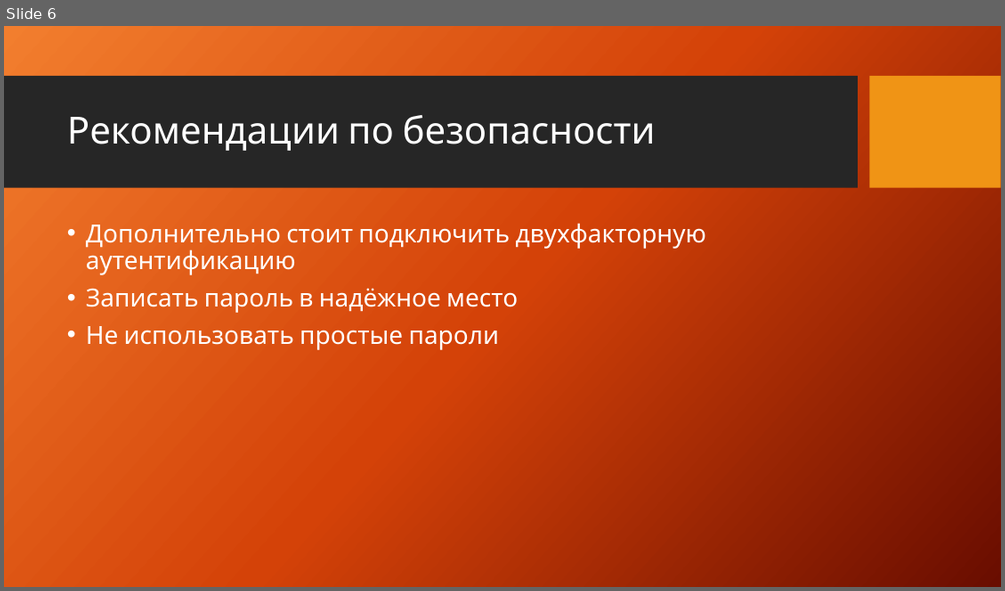
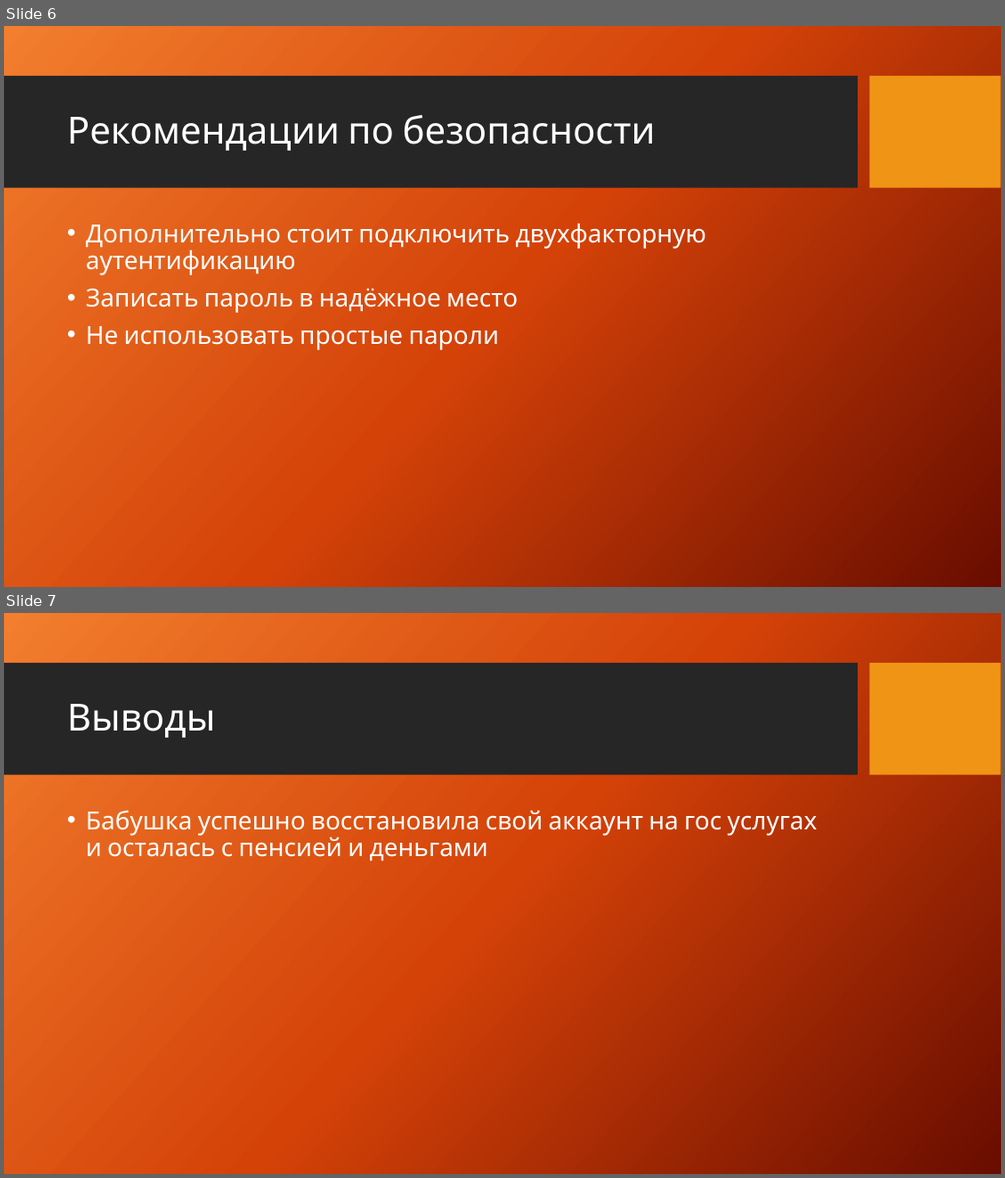
Before and after one commit to KS54-Teachment/DigitalSupport-Team-EzKolobok, a slide deck: presentations/Кейс.pptx. Shown one above the other, each under a label of ours: slide 6 before the commit, slides 6 and 7 after it. The pictures are 1005x591 and 1005x1178 pixels, drawn with LibreOffice and Linux fonts; fonts in the diff are those of the drawing; background and template pictures are left out. Boxes give left, top, right and bottom in pixels: in the first picture for what was removed or moved away, otherwise in the second. Text is boxed around its words. In the diff, an @@ line names an element or a change of style, - is before the commit and + after.

```diff
--- a/presentations/Кейс.pptx
+++ b/presentations/Кейс.pptx
@@ slide 7 added at [4, 613, 1001, 1174], background picture (left out); not listed: 2 template elements that a slide beside it also shows @@
@@ title added at [67, 704, 216, 738], 36 pt, text #FFFFFF @@
+Выводы
@@ text added at [86, 810, 817, 861], 24 pt, text #FFFFFF @@
+• Бабушка успешно восстановила свой аккаунт на гос услугах и осталась с пенсией и деньгами
```
Also in this commit, not shown: 2 slides changed.
